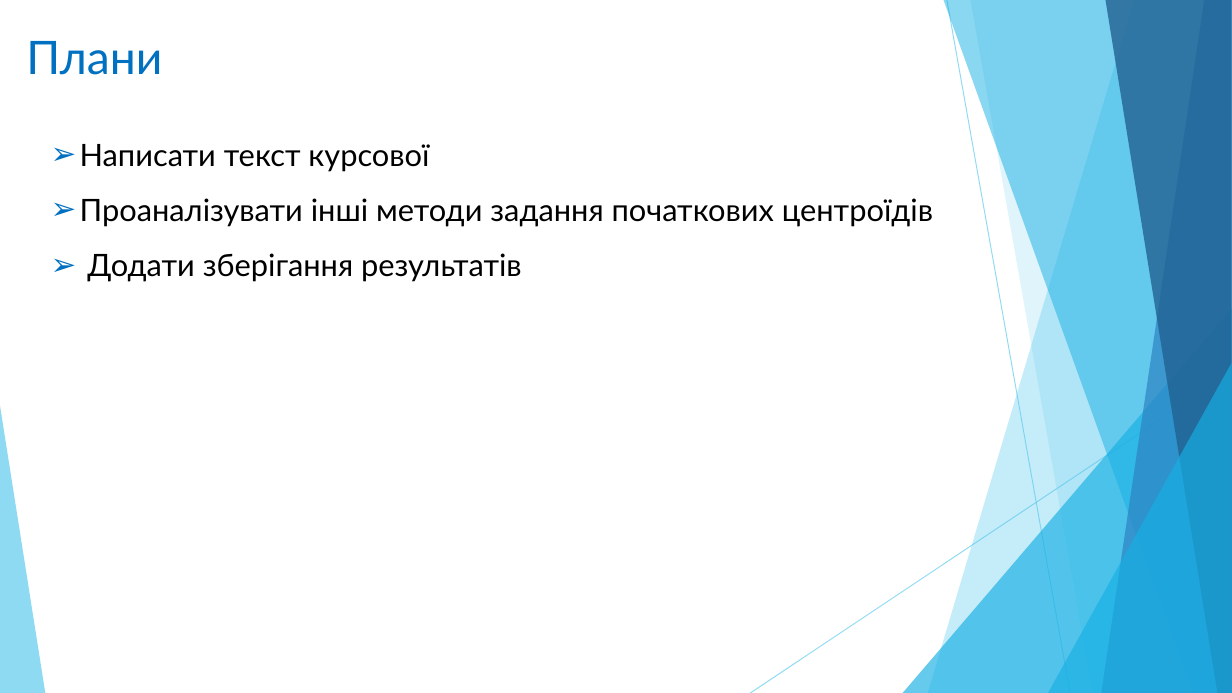
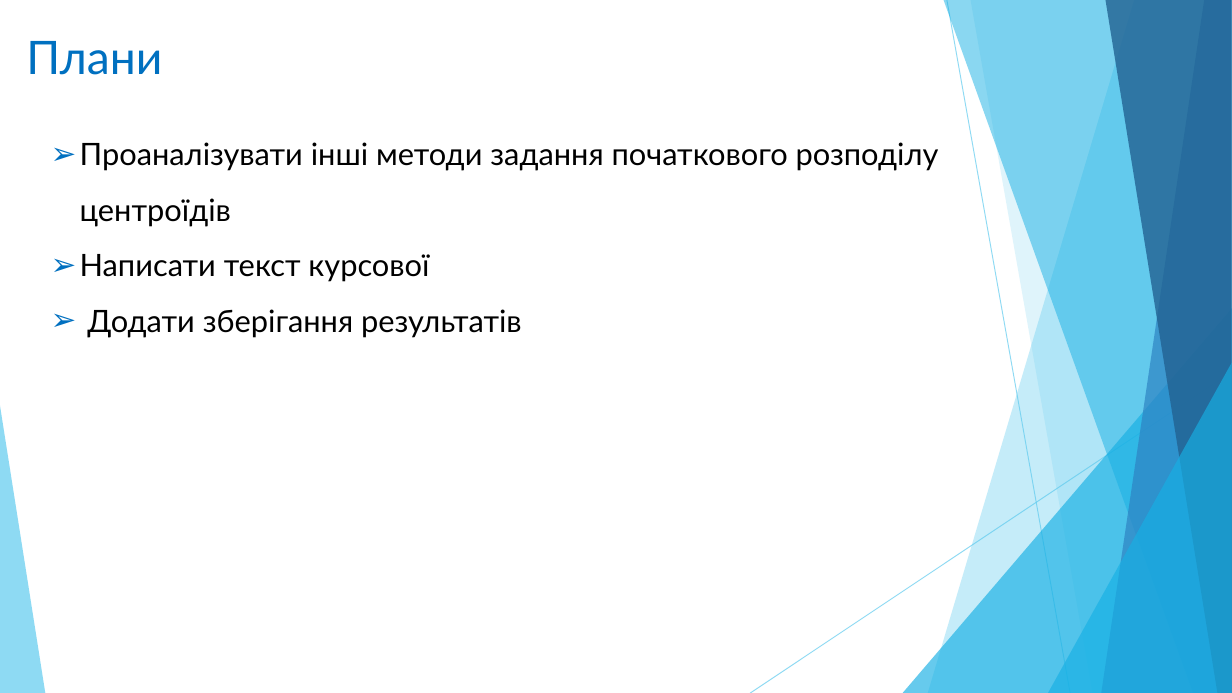
Before and after one commit to zelo2000/Xema, a slide deck: slide 16 of Documents/Зелінський_Олександр.pptx (slide 15 before the commit). Drawn at 1232x693 pixels with LibreOffice and Linux fonts; fonts in the diff are those of the drawing. Boxes give left, top, right and bottom in pixels: in the first picture for what was removed or moved away, otherwise in the second. Text is boxed around its words. In the diff, an @@ line names an element or a change of style, - is before the commit and + after.

Commit message:
Presentation update

```diff
--- a/Documents/Зелінський_Олександр.pptx
+++ b/Documents/Зелінський_Олександр.pptx
@@ text at box(80, 142, 939, 227): paragraph added @@
+➢ Проаналізувати інші методи задання початкового розподілу центроїдів
@@ text at box(80, 198, 933, 227): paragraph removed @@
-➢ Проаналізувати інші методи задання початкових центроїдів
```
Also in this commit, not shown: 2 other slides changed, 1 slide added, 1 other file.
